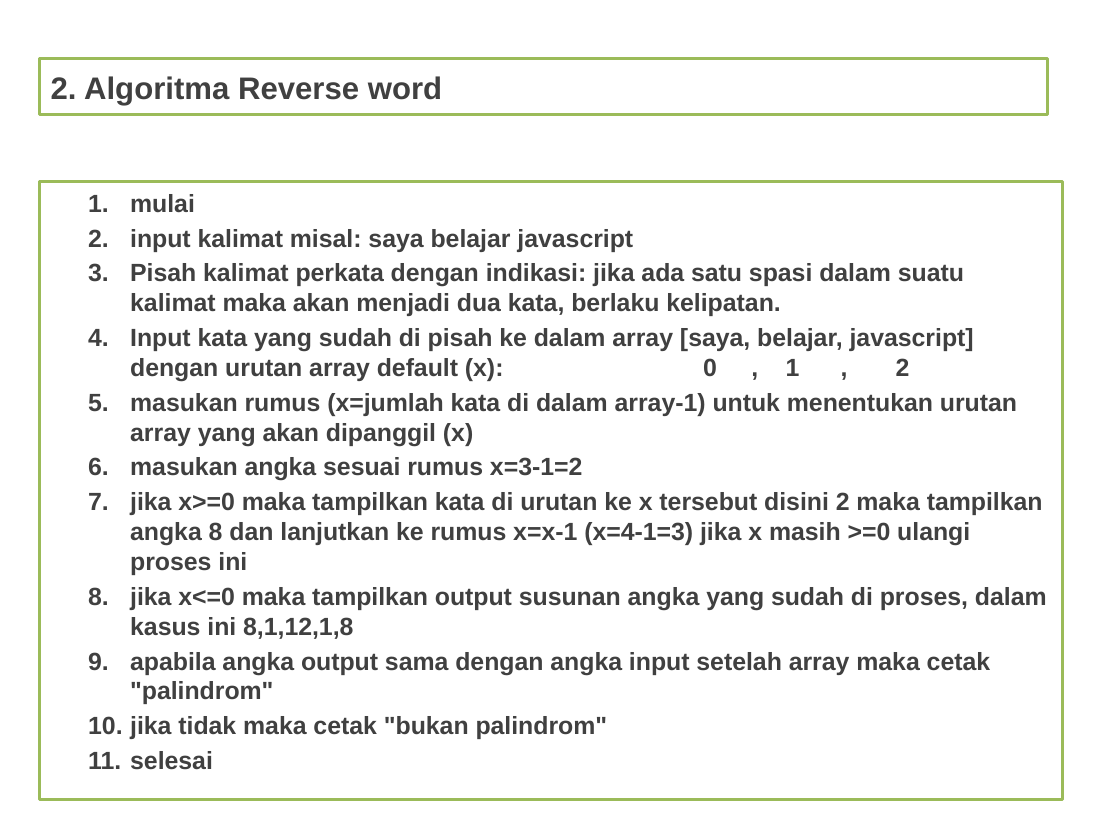
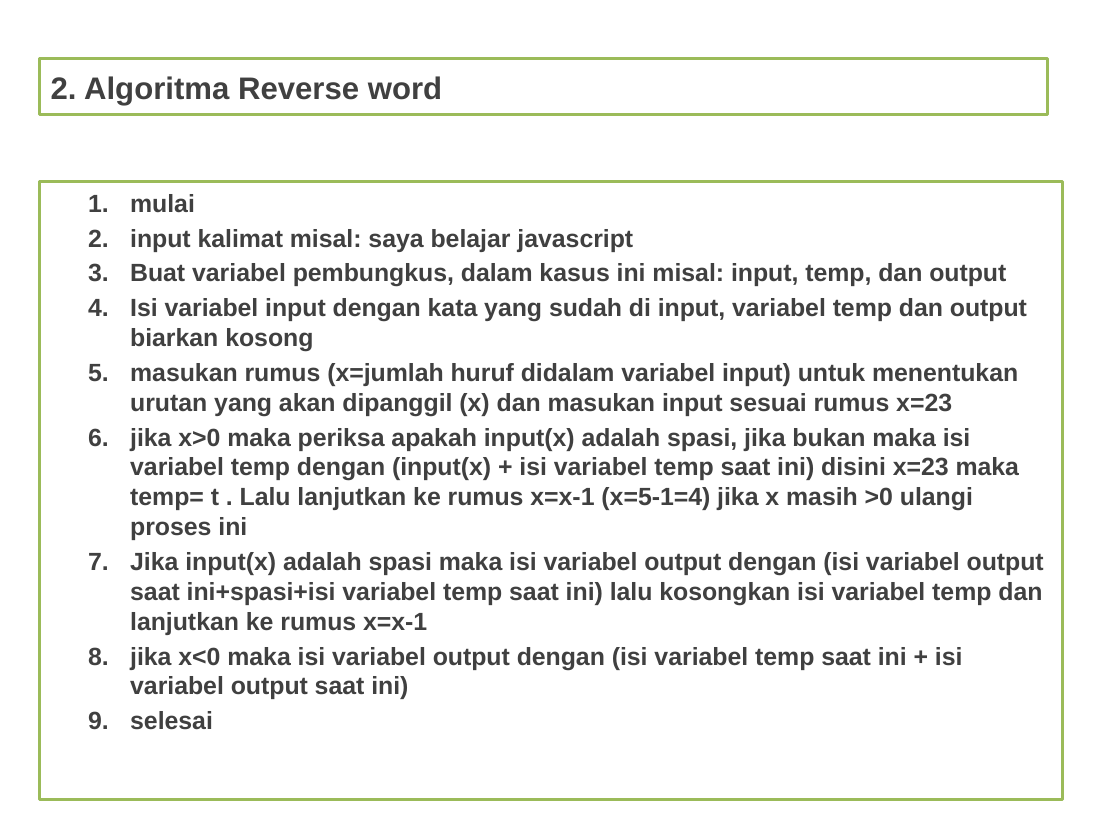
Before and after one commit to farizian/week6, a slide deck: slide 3 of tugas1/Tugas_algoritma_dan_flowchart.pptx. Drawn at 1120x840 pixels with LibreOffice and Linux fonts; fonts in the diff are those of the drawing; background and template pictures are left out. Boxes give left, top, right and bottom in pixels: in the first picture for what was removed or moved away, otherwise in the second. Text is boxed around its words. In the diff, an @@ line names an element or a change of style, - is before the commit and + after.

```diff
--- a/tugas1/Tugas_algoritma_dan_flowchart.pptx
+++ b/tugas1/Tugas_algoritma_dan_flowchart.pptx
@@ text at bbox=[130, 263, 1044, 699]: text changed @@
-3. Pisah kalimat perkata dengan indikasi: jika ada satu spasi dalam suatu kalimat maka akan menjadi dua kata, berlaku kelipatan.
-4. Input kata yang sudah di pisah ke dalam array [saya, belajar, javascript] dengan urutan array default (x): 0 , 1 , 2
-5. masukan rumus (x=jumlah kata di dalam array-1) untuk menentukan urutan array yang akan dipanggil (x)
-6. masukan angka sesuai rumus x=3-1=2
-7. jika x>=0 maka tampilkan kata di urutan ke x tersebut disini 2 maka tampilkan angka 8 dan lanjutkan ke rumus x=x-1 (x=4-1=3) jika x masih >=0 ulangi proses ini
-8. jika x<=0 maka tampilkan output susunan angka yang sudah di proses, dalam kasus ini 8,1,12,1,8
-9. apabila angka output sama dengan angka input setelah array maka cetak "palindrom"
-10. jika tidak maka cetak "bukan palindrom"
+3. Buat variabel pembungkus, dalam kasus ini misal: input, temp, dan output
+4. Isi variabel input dengan kata yang sudah di input, variabel temp dan output biarkan kosong
+5. masukan rumus (x=jumlah huruf didalam variabel input) untuk menentukan urutan yang akan dipanggil (x) dan masukan input sesuai rumus x=23
+6. jika x>0 maka periksa apakah input(x) adalah spasi, jika bukan maka isi variabel temp dengan (input(x) + isi variabel temp saat ini) disini x=23 maka temp= t . Lalu lanjutkan ke rumus x=x-1 (x=5-1=4) jika x masih >0 ulangi proses ini
+7. Jika input(x) adalah spasi maka isi variabel output dengan (isi variabel output saat ini+spasi+isi variabel temp saat ini) lalu kosongkan isi variabel temp dan lanjutkan ke rumus x=x-1
+8. jika x<0 maka isi variabel output dengan (isi variabel temp saat ini + isi variabel output saat ini)
```
Also in this commit, not shown: 3 other slides changed, 2 slides added, 7 other files.
